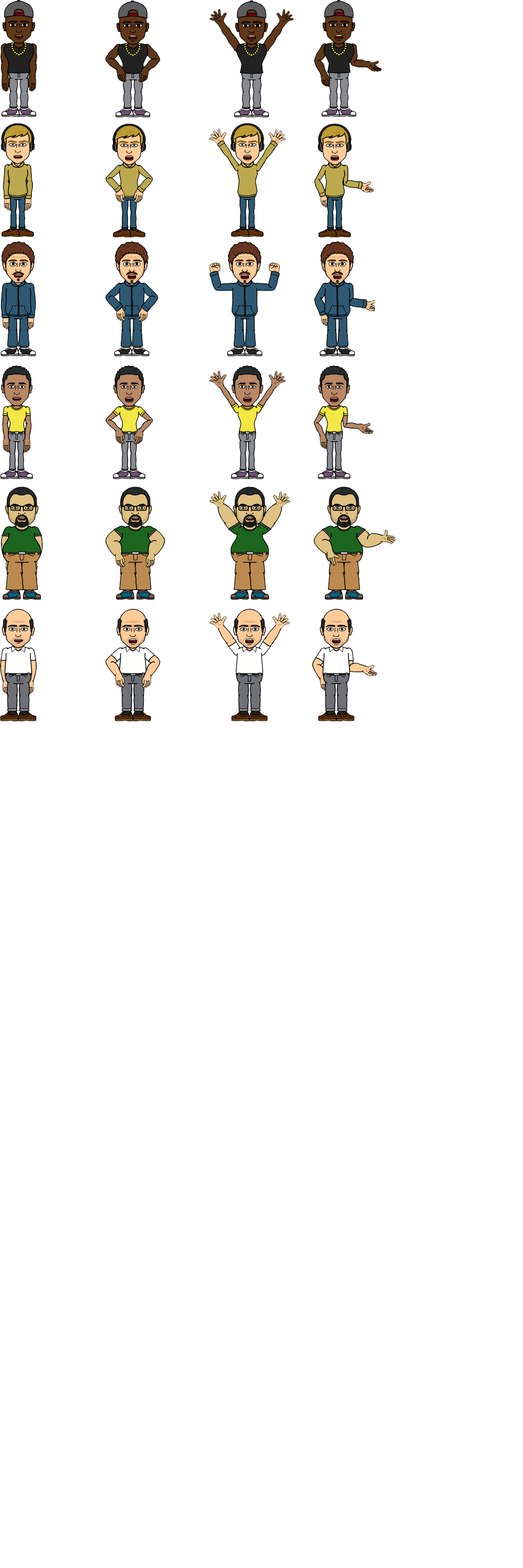
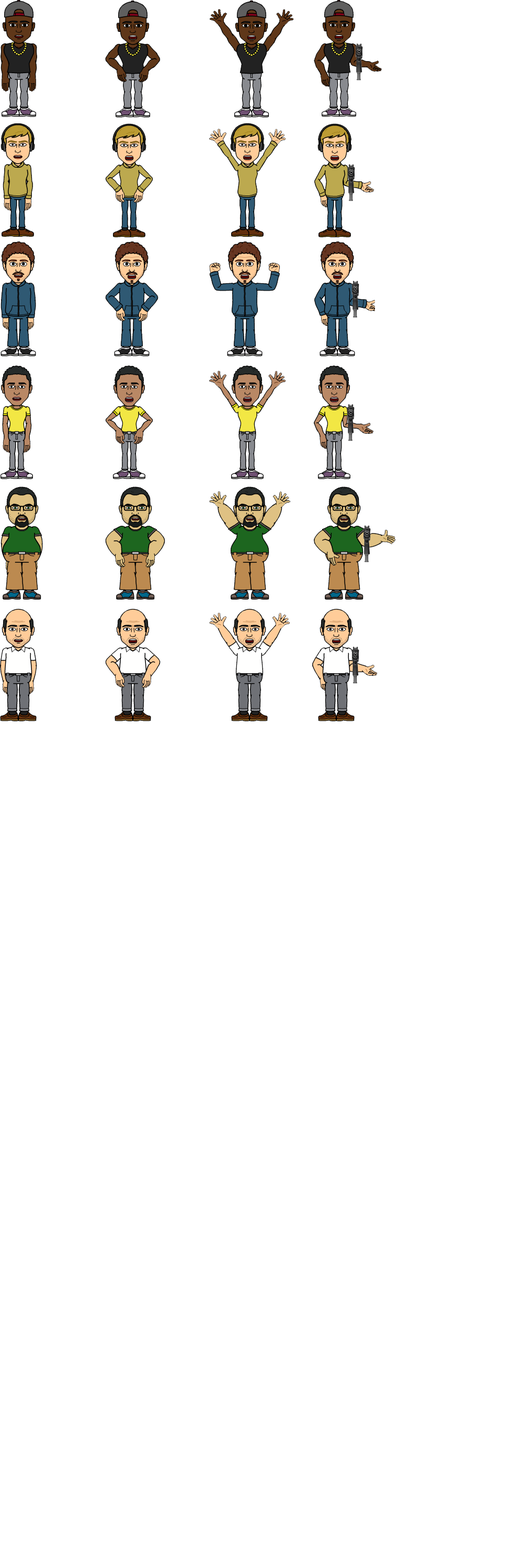
Revision of a layered 523 × 1568 image; what changed, layer by layer:
added group "guns" with 6 layers above "Layer 28" over [346, 42, 371, 684]
added layer "Layer 33" in group "guns" over [351, 646, 360, 684]
added layer "Layer 32" in group "guns" over [362, 524, 371, 563]
added layer "Layer 31" in group "guns" over [346, 403, 355, 442]
added layer "Layer 30" in group "guns" over [351, 280, 360, 318]
added layer "Layer 29 copy" in group "guns" over [347, 163, 355, 202]
added layer "Layer 29" in group "guns" over [354, 42, 363, 81]
